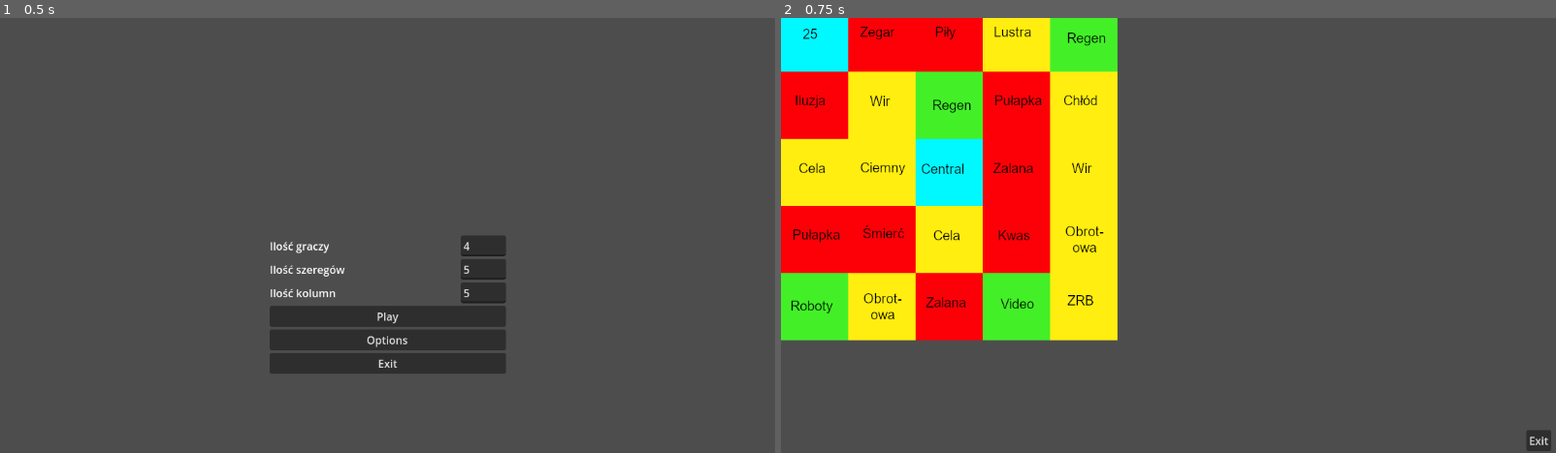
Above: before the commit, frames 1-2 (left to right).
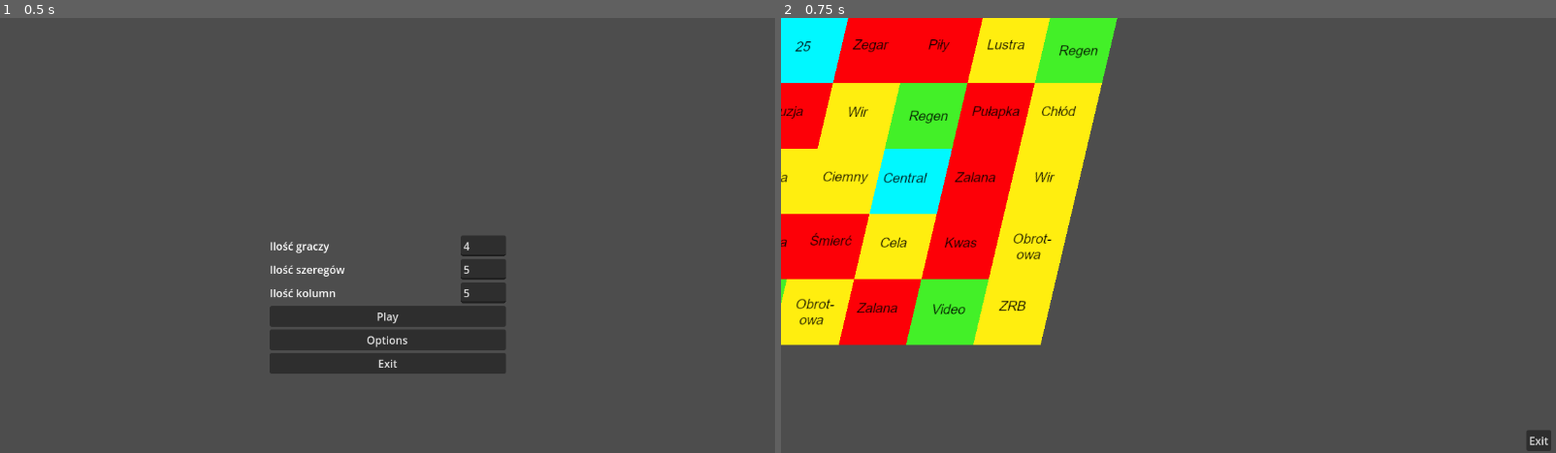
Above: after the commit, the same moments.

Repository: super12pl/strona25
Game: Godot game, scene res://scenes/Menu.tscn
Two runs of this game, one before a commit and one after it. Both use one fixed random seed, a clock stepped at 60 frames per second and the inputs below.
Inputs:
- Up to frame 1 (0.5 s): no input
- Up to frame 2 (0.75 s): click "Play" at 0.5 s

Frame 1 is identical in both runs. In frame 2, 19% of the frame differs, in the area x 0-44%, y 0-76%.

Commit message:
tileset w lewym górnym

Diff:
--- a/scenes/gameBoard.tscn
+++ b/scenes/gameBoard.tscn
@@ -44,6 +44,7 @@
 sources/0 = SubResource("TileSetAtlasSource_pobub")
 
 [node name="TileMap" type="TileMap"]
+skew = 0.230383
 tile_set = SubResource("TileSet_sqbjv")
 format = 2
 script = ExtResource("1_wmbur")
--- a/scenes/gra.tscn
+++ b/scenes/gra.tscn
@@ -10,22 +10,18 @@
 
 [node name="Control" type="Control" parent="."]
 layout_mode = 1
-anchors_preset = 4
-anchor_top = 0.5
-anchor_bottom = 0.5
-offset_top = -20.0
+anchors_preset = 0
 offset_right = 40.0
-offset_bottom = 20.0
-grow_vertical = 2
+offset_bottom = 40.0
 
 [node name="TileMap" parent="Control" instance=ExtResource("1_sx0l2")]
 
-[node name="Button" type="Button" parent="Control"]
+[node name="Button" type="Button" parent="."]
 layout_mode = 0
 offset_left = 1108.0
-offset_top = 634.0
+offset_top = 614.0
 offset_right = 1145.0
-offset_bottom = 665.0
+offset_bottom = 645.0
 text = "Exit"
 
-[connection signal="pressed" from="Control/Button" to="." method="_on_button_pressed"]
+[connection signal="pressed" from="Button" to="." method="_on_button_pressed"]
